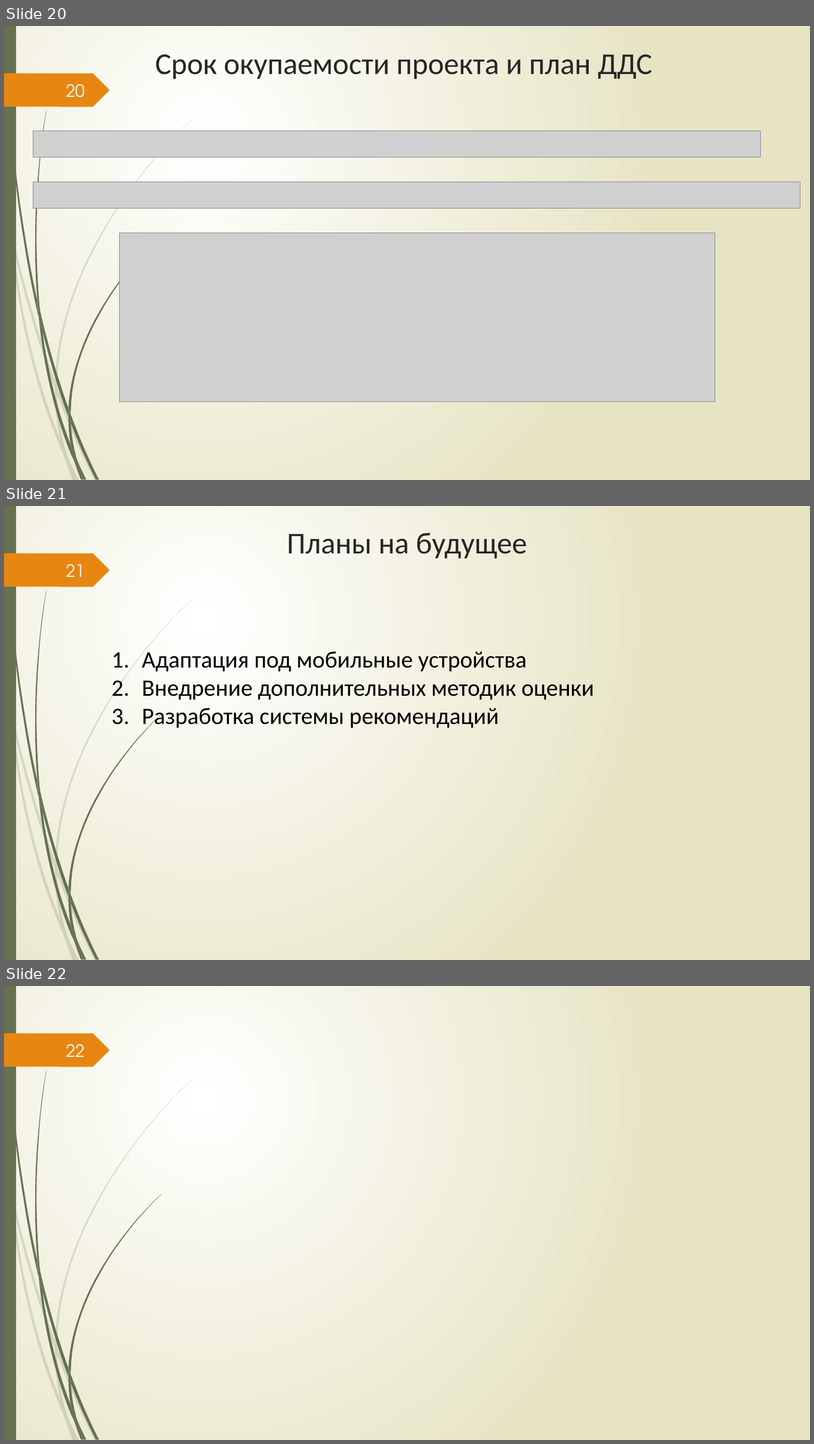
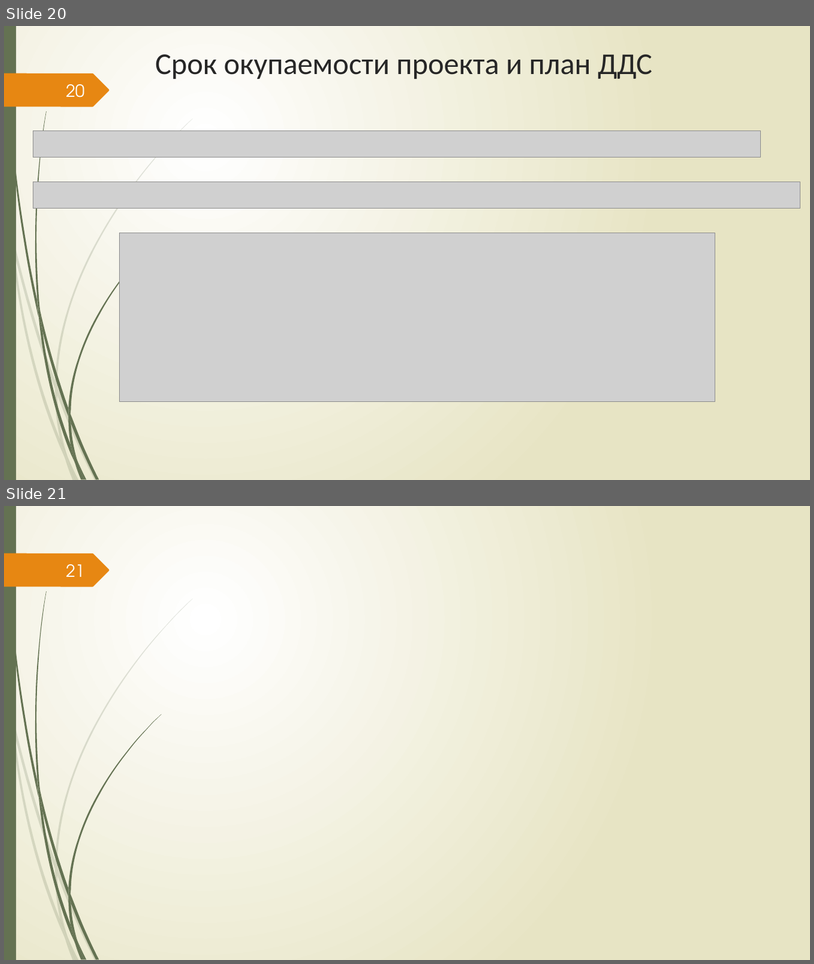
Before and after one commit to Csar9000/Quality-of-life-assessment-system, a slide deck: Документы/Презентация ВКР.pptx. Shown one above the other, each under a label of ours: slides 20, 21 and 22 before the commit, slides 20 and 21 after it. The pictures are 814x1444 and 814x964 pixels, drawn with LibreOffice and Linux fonts; fonts in the diff are those of the drawing; grey boxes stand for pictures. Boxes give left, top, right and bottom in pixels: in the first picture for what was removed or moved away, otherwise in the second. Text is boxed around its words. In the diff, an @@ line names an element or a change of style, - is before the commit and + after.

```diff
--- a/Документы/Презентация ВКР.pptx
+++ b/Документы/Презентация ВКР.pptx
@@ slide 21 removed at <box>4,506,810,960</box>, background gradient #FFFFFF to #E8E6C4; not listed: 24 template elements that a slide beside it also shows @@
@@ title removed at <box>287,532,527,559</box> @@
-Планы на будущее
@@ page number removed at <box>66,564,84,577</box> @@
-21
@@ text removed at <box>142,651,594,730</box> @@
-1. Адаптация под мобильные устройства
-2. Внедрение дополнительных методик оценки
-3. Разработка системы рекомендаций
@@ what was slide 22 is now slide 21 @@
@@ page number at <box>66,564,84,577</box>: text changed @@
-22
+21
```
Also in this commit, not shown: 7 slides changed, 1 other file.
